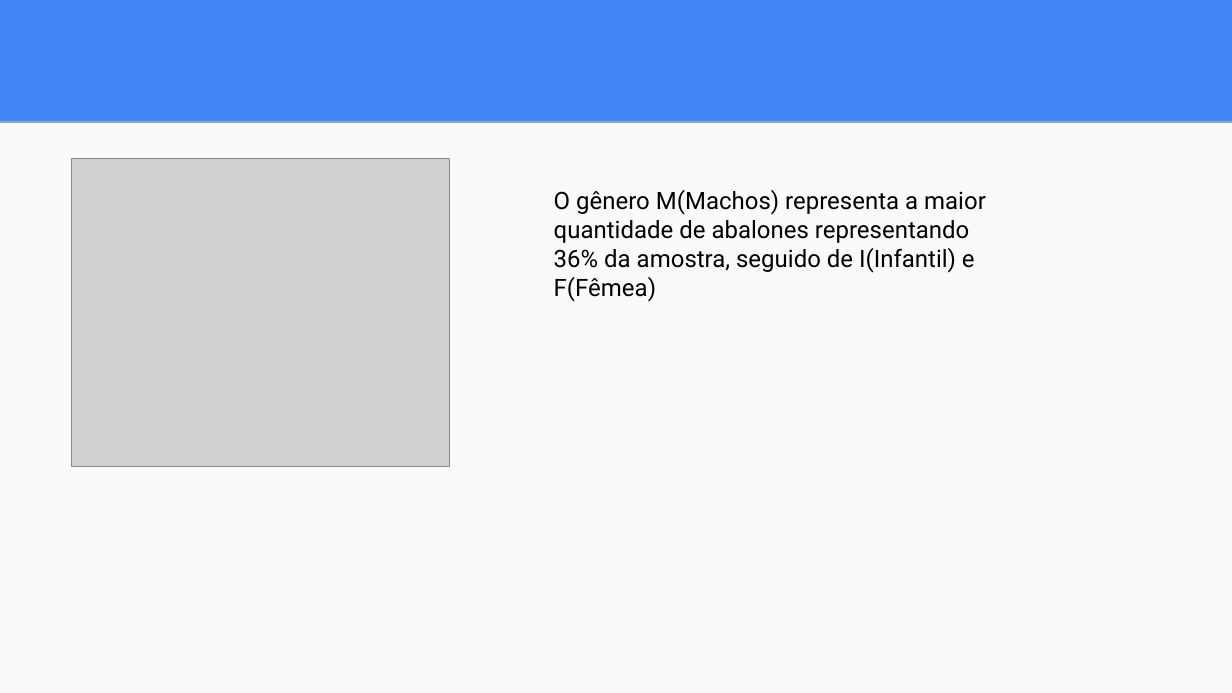
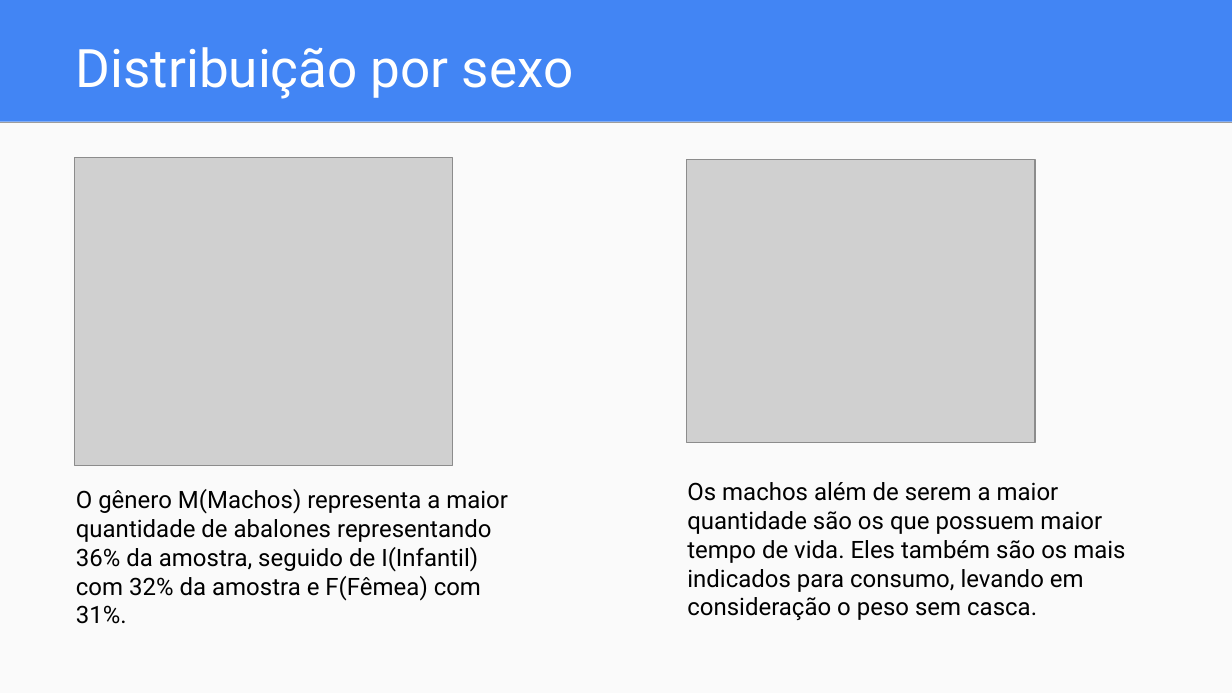
Before and after one commit to dwelcaslu/IFSP-Projeto-Interdisciplinar-2021.02, a slide deck: slide 10 of reports/Apresentação - Projeto Interdisciplinar.pptx. Drawn at 1232x693 pixels with LibreOffice and Linux fonts; fonts in the diff are those of the drawing; grey boxes stand for pictures. Boxes give left, top, right and bottom in pixels: in the first picture for what was removed or moved away, otherwise in the second. Text is boxed around its words. In the diff, an @@ line names an element or a change of style, - is before the commit and + after.

```diff
--- a/reports/Apresentação - Projeto Interdisciplinar.pptx
+++ b/reports/Apresentação - Projeto Interdisciplinar.pptx
@@ title added at box(76, 47, 573, 99), 31 pt, text #FFFFFF @@
+Distribuição por sexo
@@ picture added at box(686, 160, 1035, 442) @@
@@ text at box(76, 489, 508, 624): text changed @@
-O gênero M(Machos) representa a maior quantidade de abalones representando 36% da amostra, seguido de I(Infantil) e F(Fêmea)
+O gênero M(Machos) representa a maior quantidade de abalones representando 36% da amostra, seguido de I(Infantil) com 32% da amostra e F(Fêmea) com 31%.
@@ text added at box(687, 482, 1125, 620), 14 pt, text #000000 @@
+Os machos além de serem a maior quantidade são os que possuem maior tempo de vida. Eles também são os mais indicados para consumo, levando em consideração o peso sem casca.
```
Also in this commit, not shown: 8 other slides changed, 15 slides added, 9 slides removed, 2 other files.
